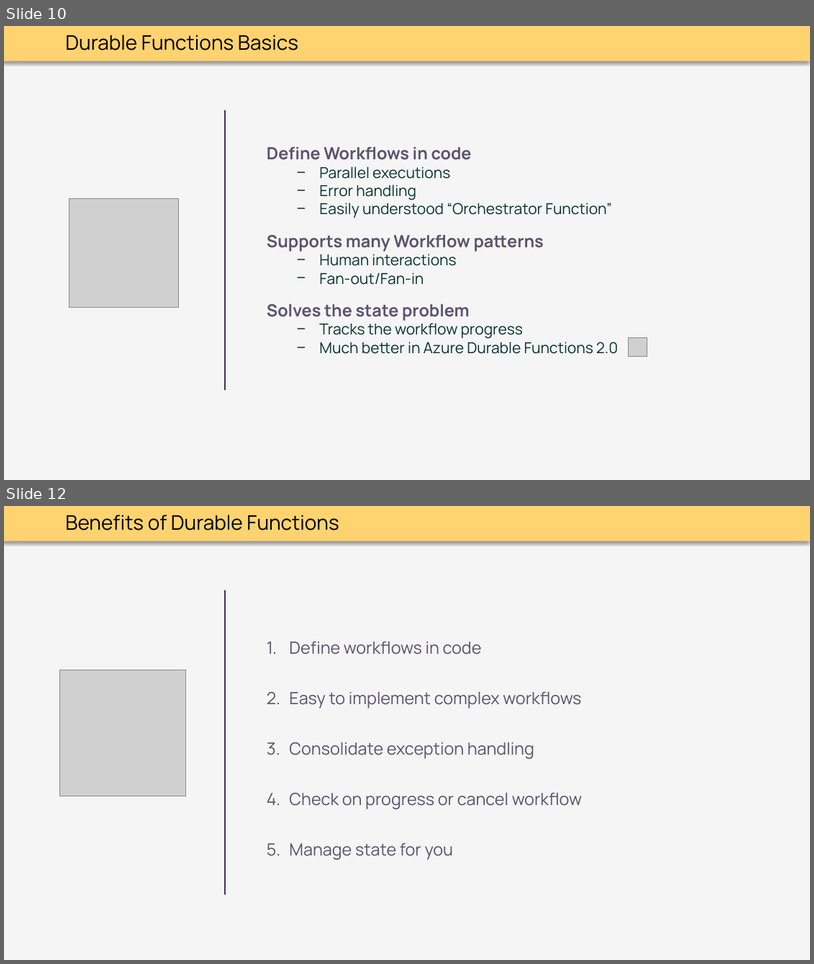
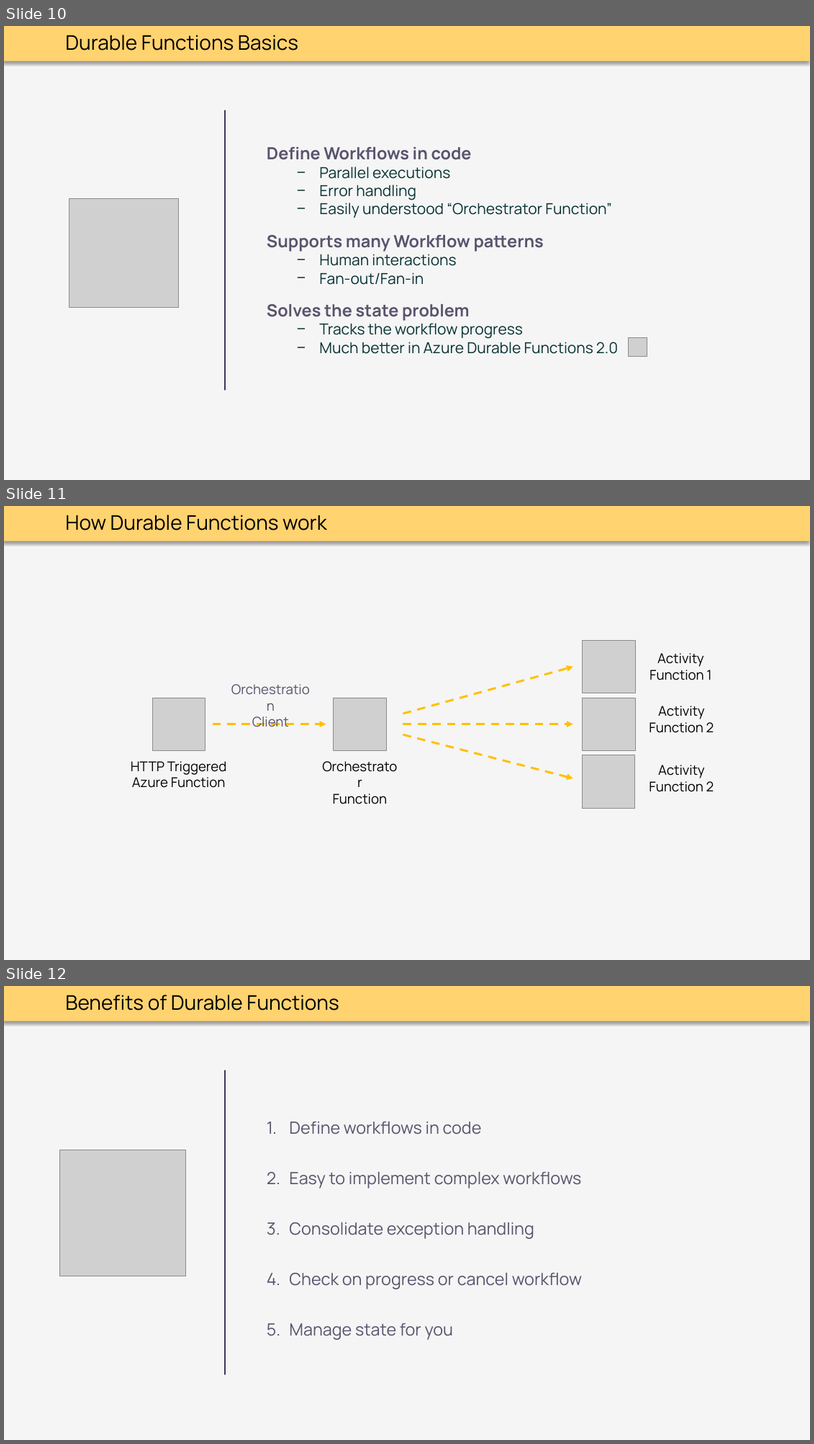
Before and after one commit to thoemmi/DurableFunctionsMeetupRosenheim, a slide deck: slides/Durable_Functions.pptx. Shown one above the other, each under a label of ours: slides 10 and 12 before the commit, slides 10, 11 and 12 after it; the slides between them are not shown. The pictures are 814x964 and 814x1444 pixels, drawn with LibreOffice and Linux fonts; fonts in the diff are those of the drawing; grey boxes stand for pictures. Boxes give left, top, right and bottom in pixels: in the first picture for what was removed or moved away, otherwise in the second. Text is boxed around its words. In the diff, an @@ line names an element or a change of style, - is before the commit and + after.

Commit message:
update slides

```diff
--- a/slides/Durable_Functions.pptx
+++ b/slides/Durable_Functions.pptx
@@ slide 11 added at (4, 506, 810, 960), background #F5F5F5; not listed: 1 template element that a slide beside it also shows @@
@@ text added at (65, 515, 327, 530), 24 pt, text #000000 @@
+How Durable Functions work
@@ picture added at (583, 641, 635, 693) @@
@@ text added at (650, 653, 712, 680), 16 pt, text #000000 @@
+Activity
+Function 1
@@ arrow added from (404, 713) to (574, 667), #FFC000 2.5 pt dashed @@
@@ picture added at (152, 698, 205, 750) @@
@@ picture added at (334, 698, 386, 750) @@
@@ picture added at (583, 698, 635, 750) @@
@@ text added at (252, 716, 289, 727), 16 pt, text #5A536D @@
+Orchestration
+Client
@@ text added at (649, 705, 715, 733), 16 pt, text #000000 @@
+Activity
+Function 2
@@ arrow added from (213, 723) to (327, 723), #FFC000 2.5 pt dashed @@
@@ arrow added from (404, 723) to (574, 723), #FFC000 2.5 pt dashed @@
@@ arrow added from (404, 735) to (574, 778), #FFC000 2.5 pt dashed @@
@@ text added at (131, 761, 227, 788), 16 pt, text #000000 @@
+HTTP Triggered
+Azure Function
@@ picture added at (583, 754, 635, 807) @@
@@ text added at (649, 764, 715, 792), 16 pt, text #000000 @@
+Activity
+Function 2
@@ text added at (333, 793, 388, 804), 16 pt, text #000000 @@
+Orchestrator
+Function
```
Also in this commit, not shown: 1 slide removed.
